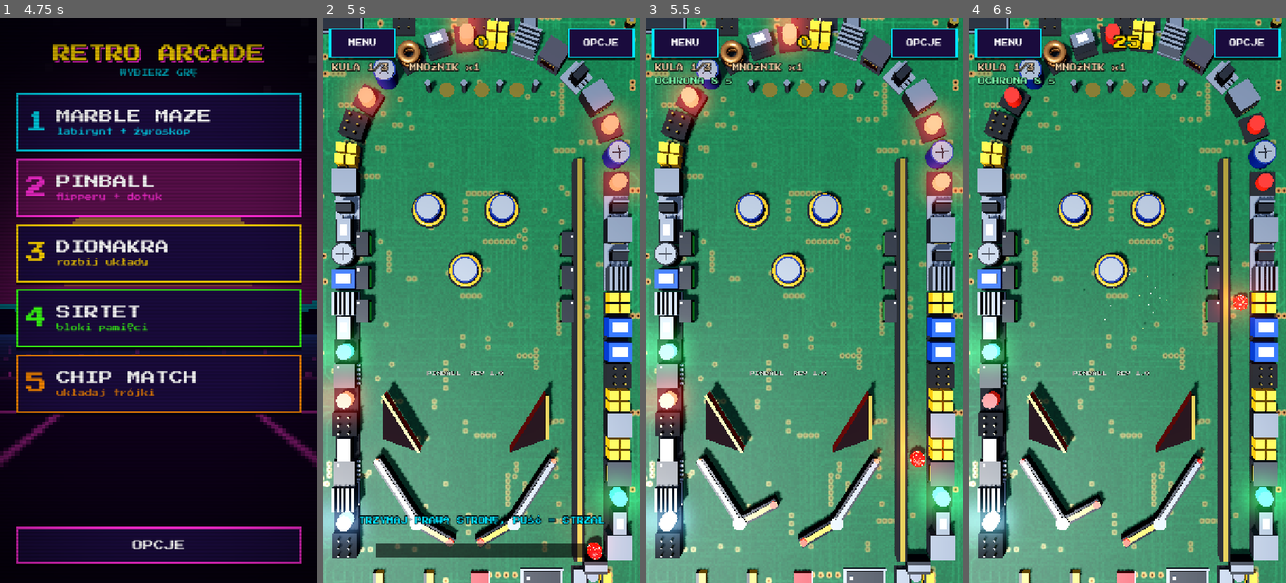
Above: before the commit, frames 1-4 (left to right).
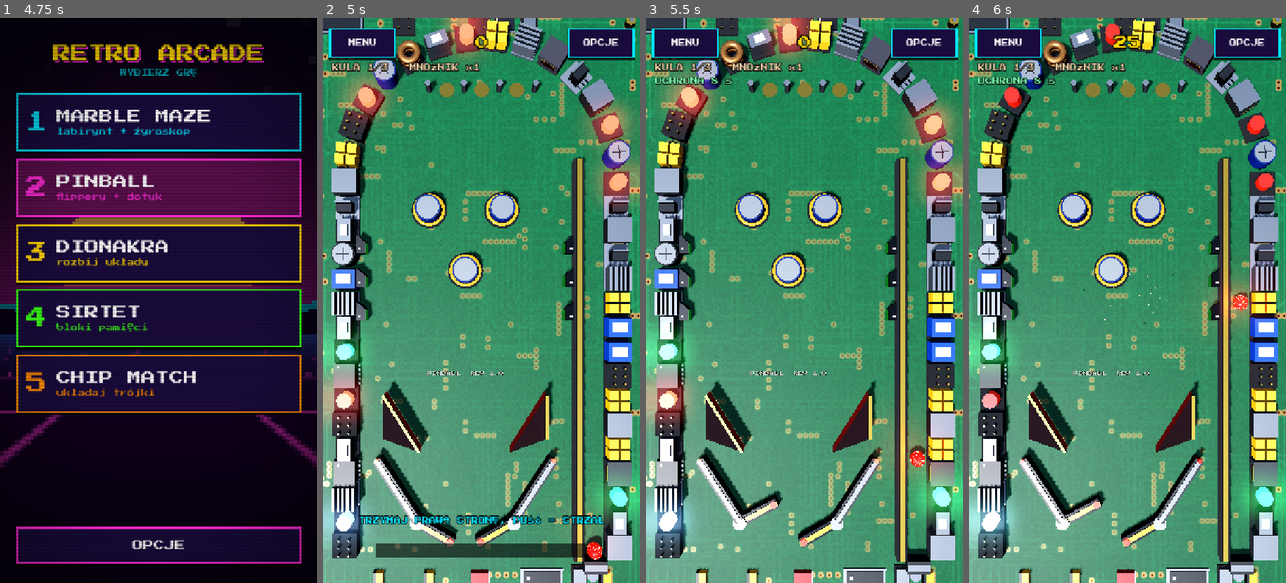
Above: after the commit, the same moments.

Repository: z0z6/5w1
Game: Godot game, scene res://intro/intro.tscn
Two runs of this game, one before a commit and one after it. Both use one fixed random seed, a clock stepped at 60 frames per second and the inputs below. Sound files missing from this copy of the repository are replaced by a short silence.
Inputs (mouse positions are in pixels of both pictures, inside the frame that each line leads up to):
- Up to frame 1 (4.75 s): tap Enter at 0.5 s; move the mouse to (228, 272) at 0.52 s; hold Right (ui_right) 0.53-1.25 s; hold Z 0.53-1.25 s; click (228, 272) at 0.67 s; tap Space at 0.77, 3.77 s; drag from (95, 328) to (142, 413) at 1.27 s; move the mouse to (190, 176) at 2.02 s; hold Right (ui_right) 2.03-2.75 s; tap C at 2.1 s; drag from (142, 413) to (63, 215) at 2.77 s; move the mouse to (253, 385) at 3.52 s; hold Left (ui_left) 3.53-4.25 s; hold X 3.53-4.25 s; drag from (63, 215) to (110, 159) at 4.27 s
- Up to frame 2 (5 s): no input
- Up to frame 3 (5.5 s): move the mouse to (820, 300) at 5.02 s; hold Down (ui_down) from 5.03 s (still down); hold Z from 5.03 s (still down); click (820, 300) at 5.17 s
- Up to frame 4 (6 s): release Down (ui_down) at 5.75 s; release Z at 5.75 s; drag from (1079, 159) to (1064, 328) at 5.77 s

Frame 1 is identical in both runs. In frame 2, 1.7% of the frame differs, in the area x 2-96%, y 0-100%; in frame 3, 1.7%; in frame 4, 1.7%.

Commit message:
Add files via upload

Diff:
--- a/games/chipmatch/chipmatch.gd
+++ b/games/chipmatch/chipmatch.gd
@@ -124,6 +124,12 @@
 	var dist := (w / 2.0) / half_tan + 0.7
 	var half_w := dist * half_tan
 	var half_h := half_w / aspect
+	# na niższych ekranach (tablet) oddal kamerę, by plansza mieściła się między HUD-em a boosterami
+	var ppu_cap := minf((vp.y / 2.0 - 250.0) / 5.2, (vp.y / 2.0 - 140.0) / 6.8)
+	if vp.x / (2.0 * half_w) > ppu_cap and ppu_cap > 10.0:
+		half_w = vp.x / (2.0 * ppu_cap)
+		dist = half_w / half_tan
+		half_h = half_w / aspect
 	board_w = maxf(w, half_w * 2.0 * 1.1)
 	board_d = maxf(ROWS + 4.0, half_h * 2.0 * 1.1)
 	camera.position = Vector3(0, dist, 0)
--- a/games/dionakra/dionakra.gd
+++ b/games/dionakra/dionakra.gd
@@ -55,6 +55,7 @@
 var target_x := 0.0
 var pw := 2.0
 var touching := false
+var btn_dir := 0
 var state := "ready"           # ready / play / end / over
 var level := 1
 var lives := 3
@@ -445,6 +446,7 @@
 		kx -= 1.0
 	if Input.is_key_pressed(KEY_RIGHT) or Input.is_key_pressed(KEY_D):
 		kx += 1.0
+	kx += float(btn_dir)
 	if kx != 0.0:
 		target_x = clampf(target_x + kx * 14.0 * delta, -FIELD, FIELD)
 	if fx_t.stun <= 0.0 and (state == "play" or state == "ready"):
@@ -939,13 +941,37 @@
 	lbl_toast.mouse_filter = Control.MOUSE_FILTER_IGNORE
 	lbl_toast.modulate.a = 0.0
 	ui.add_child(lbl_toast)
-	lbl_hint = UiKit.label("DOTKNIJ, ABY WYSTRZELIĆ KULKĘ", 16, UiKit.C_CYAN, 6)
+	var bottom := HBoxContainer.new()
+	bottom.set_anchors_and_offsets_preset(Control.PRESET_BOTTOM_WIDE)
+	bottom.offset_left = 14
+	bottom.offset_right = -14
+	bottom.offset_top = -150
+	bottom.offset_bottom = -28
+	bottom.add_theme_constant_override("separation", 14)
+	ui.add_child(bottom)
+	bottom.add_child(_dir_btn("<", -1))
+	bottom.add_child(_dir_btn(">", 1))
+	lbl_hint = UiKit.label("DOTKNIJ POLE, ABY WYSTRZELIĆ KULKĘ", 16, UiKit.C_CYAN, 6)
 	lbl_hint.set_anchors_preset(Control.PRESET_BOTTOM_WIDE)
-	lbl_hint.offset_top = -120
-	lbl_hint.offset_bottom = -70
+	lbl_hint.offset_top = -215
+	lbl_hint.offset_bottom = -165
 	lbl_hint.horizontal_alignment = HORIZONTAL_ALIGNMENT_CENTER
 	lbl_hint.mouse_filter = Control.MOUSE_FILTER_IGNORE
 	ui.add_child(lbl_hint)
+
+func _dir_btn(text: String, d: int) -> Button:
+	var b := Button.new()
+	b.text = text
+	b.size_flags_horizontal = Control.SIZE_EXPAND_FILL
+	b.focus_mode = Control.FOCUS_NONE
+	UiKit.style_button(b, 40, UiKit.C_CYAN)
+	b.button_down.connect(func():
+		if overlay == null and result_panel == null:
+			btn_dir = d)
+	b.button_up.connect(func():
+		if btn_dir == d:
+			btn_dir = 0)
+	return b
 
 func _btn(text: String, cb: Callable, snd := "click") -> Button:
 	var b := Button.new()
@@ -1035,6 +1061,7 @@
 func _open_options() -> void:
 	if overlay:
 		return
+	btn_dir = 0
 	var panel := OptionsPanel.new()
 	panel.closed.connect(_close_overlay)
 	overlay = panel
@@ -1044,6 +1071,7 @@
 func _open_levels() -> void:
 	if overlay:
 		return
+	btn_dir = 0
 	var rt := Control.new()
 	rt.process_mode = Node.PROCESS_MODE_ALWAYS
 	rt.set_anchors_preset(Control.PRESET_FULL_RECT)
--- a/games/pinball/pinball.gd
+++ b/games/pinball/pinball.gd
@@ -144,6 +144,11 @@
 	var dist := (w / 2.0) / half_tan + WALL_H
 	var half_w := dist * half_tan
 	var half_h := half_w / aspect
+	if half_h * 2.0 < 22.6:
+		# ekran niższy niż stół (np. tablet): oddal kamerę, by cały stół był widoczny
+		half_h = 11.3
+		half_w = half_h * aspect
+		dist = half_w / half_tan
 	board_w = maxf(w, half_w * 2.0 * 1.1)
 	board_d = maxf(22.0, half_h * 2.0 * 1.1)
 	camera.position = Vector3(0.1, dist, 0.0)
@@ -204,8 +209,8 @@
 	for p in [Vector2(-2.0, -3.6), Vector2(0.9, -3.6), Vector2(-0.55, -1.2)]:
 		_add_bumper(p)
 	for i in 3:
-		_add_target(Vector3(-4.55, 0, -2.2 + i * 1.3), 1)
-		_add_target(Vector3(3.45, 0, -2.2 + i * 1.3), -1)
+		_add_target(Vector3(-4.63, 0, -2.2 + i * 1.3), 1)
+		_add_target(Vector3(3.53, 0, -2.2 + i * 1.3), -1)
 	for x in [-1.3, 0.1, 1.5]:
 		_add_lane(Vector3(x, 0, -8.4))
 	for x in [-2.0, -0.6, 0.8, 2.2]:
@@ -410,35 +415,70 @@
 	return mi
 
 func _add_target(pos: Vector3, dir: int) -> void:
-	# układ scalony przy ścianie; dioda od strony pola gry zapala się po trafieniu
+	# Układ scalony przy ścianie w kształcie klina: skośna górna krawędź zrzuca kulkę w stronę pola gry
+	# (płaska półka tworzyła z bandą narożnik, w którym kulka potrafiła utknąć). Dioda od strony pola się zapala.
+	var pts: Array[Vector2] = []
+	for u in [Vector2(0.0, -0.36), Vector2(0.32, -0.1), Vector2(0.32, 0.36), Vector2(0.0, 0.36)]:
+		pts.append(Vector2(dir * (u.x - 0.16), u.y))      # współrzędne lokalne względem pos (środek = pos.x)
 	var body := StaticBody3D.new()
-	body.physics_material_override = _phys(0.1, 0.45)
+	body.physics_material_override = _phys(0.05, 0.45)
 	var cs := CollisionShape3D.new()
-	var s := BoxShape3D.new()
-	s.size = Vector3(0.5, 0.6, 0.9)
-	cs.shape = s
-	cs.position = Vector3(pos.x, 0.3, pos.z)
+	var shape := ConvexPolygonShape3D.new()
+	var ps := PackedVector3Array()
+	for p in pts:
+		ps.append(Vector3(p.x, 0.0, p.y))
+		ps.append(Vector3(p.x, 0.6, p.y))
+	shape.points = ps
+	cs.shape = shape
 	body.add_child(cs)
+	body.position = Vector3(pos.x, 0.0, pos.z)
 	root.add_child(body)
 	var vis := Node3D.new()
 	vis.position = pos
 	root.add_child(vis)
-	_pm(vis, _box_mesh(Vector3(0.5, 0.5, 0.9)), kit.mats.chip, Vector3(0, 0.25, 0))
-	_pm(vis, _box_mesh(Vector3(0.1, 0.02, 0.1)), kit.mats.chip_mark, Vector3(-0.15 * dir, 0.51, -0.3))
+	var chip_mat := (kit.mats.chip as StandardMaterial3D).duplicate() as StandardMaterial3D
+	chip_mat.cull_mode = BaseMaterial3D.CULL_DISABLED
+	var st := SurfaceTool.new()
+	st.begin(Mesh.PRIMITIVE_TRIANGLES)
+	for i in range(1, pts.size() - 1):
+		for k in [0, i, i + 1]:
+			st.set_normal(Vector3.UP)
+			st.add_vertex(Vector3(pts[k].x, 0.5, pts[k].y))
+	var c := Vector2.ZERO
+	for p in pts:
+		c += p
+	c /= pts.size()
+	for i in pts.size():
+		var a2 := pts[i]
+		var b2 := pts[(i + 1) % pts.size()]
+		var nn := ((a2 + b2) / 2.0 - c).normalized()
+		var nrm := Vector3(nn.x, 0, nn.y)
+		var va := Vector3(a2.x, 0, a2.y)
+		var vb := Vector3(b2.x, 0, b2.y)
+		var vah := Vector3(a2.x, 0.5, a2.y)
+		var vbh := Vector3(b2.x, 0.5, b2.y)
+		for q in [va, vb, vbh, va, vbh, vah]:
+			st.set_normal(nrm)
+			st.add_vertex(q)
+	var mi := MeshInstance3D.new()
+	mi.mesh = st.commit()
+	mi.material_override = chip_mat
+	vis.add_child(mi)
+	_pm(vis, _box_mesh(Vector3(0.1, 0.02, 0.1)), kit.mats.chip_mark, Vector3(-0.05 * dir, 0.51, 0.2))
 	var led_mat := kit.mat(Color(0.05, 0.12, 0.05), 0.0, 0.3, Color(0.2, 1.0, 0.3), 0.3)
-	_pm(vis, _box_mesh(Vector3(0.08, 0.3, 0.7)), led_mat, Vector3(0.24 * dir, 0.3, 0))
+	_pm(vis, _box_mesh(Vector3(0.06, 0.3, 0.4)), led_mat, Vector3(dir * 0.17, 0.3, 0.15))
 	var area := Area3D.new()
 	var acs := CollisionShape3D.new()
 	var ash := BoxShape3D.new()
-	ash.size = Vector3(0.8, 0.7, 1.1)
+	ash.size = Vector3(0.7, 0.7, 0.9)
 	acs.shape = ash
-	acs.position = Vector3(pos.x + 0.1 * dir, 0.35, pos.z)
+	acs.position = Vector3(pos.x + 0.1 * dir, 0.35, pos.z + 0.1)
 	area.add_child(acs)
 	root.add_child(area)
 	var td := {"pos": Vector3(pos.x, 0.4, pos.z), "mat": led_mat, "lit": false, "cd": 0, "dir": dir}
 	targets.append(td)
 	area.body_entered.connect(func(body: Node): _target_hit(td, body))
-	zap_list.append(Vector3(pos.x + 0.3 * dir, 0.4, pos.z))
+	zap_list.append(Vector3(pos.x + 0.25 * dir, 0.4, pos.z))
 
 func _box_mesh(size: Vector3) -> BoxMesh:
 	var m := BoxMesh.new()
@@ -689,7 +729,7 @@
 	root.add_child(rb)
 	rb.global_position = pos
 	rb.linear_velocity = vel
-	var d := {"node": rb, "mat": bm, "light": glow, "charge": randf() * 0.4, "goal": randf_range(0.8, 1.6), "speed": 0.0}
+	var d := {"node": rb, "mat": bm, "light": glow, "charge": randf() * 0.4, "goal": randf_range(0.8, 1.6), "speed": 0.0, "still": 0.0}
 	rb.body_entered.connect(func(_b: Node): _ball_hit(d))
 	balls.append(d)
 	return d
@@ -1130,6 +1170,15 @@
 		if p.z > DRAIN_Z or absf(p.x) > 8.0 or p.z < -13.0:
 			_drain(b)
 			continue
+		# zabezpieczenie przed zawieszeniem: nieruchoma kulka poza strefą flipperów dostaje delikatnego kopa
+		if state == "play" and b.speed < 0.35 and p.z < 7.4 and p.x < 4.0:
+			b.still += delta
+			if b.still > 1.6:
+				b.still = 0.0
+				rb.apply_central_impulse(Vector3(randf_range(-1.0, 1.0), 0.0, -0.5) * 2.2)
+				fx.sparks(p, 8)
+		else:
+			b.still = 0.0
 		_update_charge(b, delta)
 	Audio.set_roll(max_speed if state == "play" else 0.0)
 	_update_pickups(delta)
--- a/games/sirtet/sirtet.gd
+++ b/games/sirtet/sirtet.gd
@@ -5,8 +5,8 @@
 
 const COLS := 8
 const CAM_FOV := 40.0
-const HUD_TOP_PX := 300.0           # miejsce na HUD i podgląd nad planszą (px bazowe)
-const CTRL_PX := 190.0              # miejsce na przyciski pod planszą
+const HUD_TOP_PX := 270.0           # miejsce na HUD i podgląd nad planszą (px bazowe)
+const CTRL_PX := 215.0              # miejsce na przyciski pod planszą
 const SPAWN_Y := -1
 const LOCK_DELAY := 0.5
 const JUNK := 7
@@ -152,10 +152,23 @@
 	var half_h := vp.y / ppu / 2.0
 	board_w = maxf(w, plane_w * 1.1)
 	board_d = maxf(24.0, half_h * 2.0 * 1.1)
+	# wysokość planszy: tyle rzędów, ile zmieści się między HUD-em a przyciskami
+	var avail := vp.y - HUD_TOP_PX - CTRL_PX
+	var fit := int(floor(avail / ppu)) - 2
+	if fit < 12:
+		# ekran niższy niż potrzeba (np. tablet): zostaje 12 rzędów, a kamera się oddala,
+		# żeby cała plansza (z ramką) mieściła się nad przyciskami
+		rows = 12
+		ppu = avail / float(rows + 2)
+		plane_w = vp.x / ppu
+		dist = (plane_w / 2.0) / half_tan
+		half_h = vp.y / ppu / 2.0
+		board_w = maxf(w, plane_w * 1.1)
+		board_d = maxf(24.0, half_h * 2.0 * 1.1)
+	else:
+		rows = mini(fit, 17)
 	camera.position = Vector3(0, dist, 0)
 	camera.rotation_degrees = Vector3(-90, 0, 0)
-	# wysokość planszy: tyle rzędów, ile zmieści się między HUD-em a przyciskami
-	rows = clampi(int(floor((vp.y - HUD_TOP_PX - CTRL_PX) / ppu)) - 2, 12, 17)
 	# górna krawędź ramki na ekranie = HUD_TOP_PX
 	var z_frame_top := (HUD_TOP_PX - vp.y / 2.0) / ppu
 	ox = -(COLS - 1) / 2.0
Binary file changed: icons/icon.png
Binary file changed: icons/icon_192.png
Binary file changed: icons/icon_fg_432.png
Binary file changed: icons/splash.png
